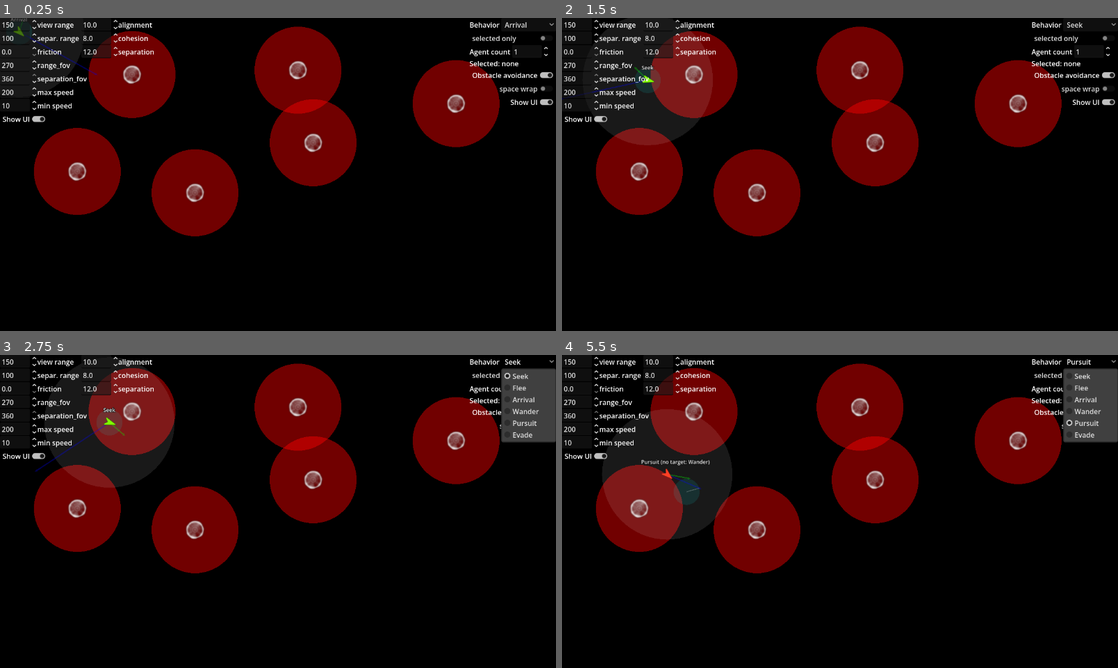
Above: before the commit, frames 1-4 (two rows, left to right).
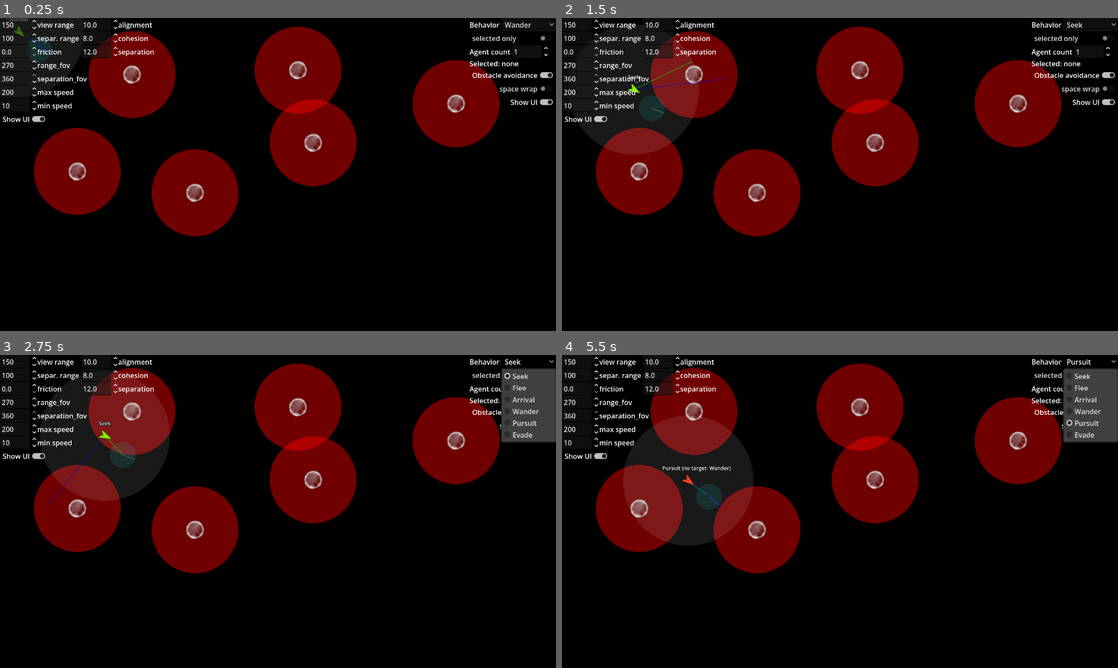
Above: after the commit, the same moments.

Repository: JohnMeadow1/classic_ai_for_games
Game: Godot game, scene res://main.tscn
Same seed, same stepped clock (60 frames per second), same inputs: the game is played once before the commit and once after it.
Inputs:
- Up to frame 1 (0.25 s): no input
- Up to frame 2 (1.5 s): click "Arrival" (after the commit: "Wander") at 0.5 s; click "selected only" at 1.25 s
- Up to frame 3 (2.75 s): click "Seek" at 2 s
- Up to frame 4 (5.5 s): click "Obstacle avoidance" at 2.75 s; click "Wander" at 3.5 s; click "space wrap" at 4.25 s; click "Pursuit" at 5 s

The runs differ from the first frame. In frame 1, 0.2% of the frame differs, in the area x 1-96%, y 0-19%; in frame 2, 1.7%; in frame 3, 1.9%; in frame 4, 3.4%, in the area x 7-35%, y 17-61%.

Commit message:
set wander as default behavior

Diff:
--- a/01_agent_steering/Botek.gd
+++ b/01_agent_steering/Botek.gd
@@ -19,7 +19,7 @@
 var is_selected := false
 
 @export var is_predator:bool = false
-@export var behavior: Behavior = Behavior.ARRIVAL
+@export var behavior: Behavior = Behavior.WANDER
 @export var collision_avoidance_enabled := true
 @export var target_agent: Botek
 
--- a/01_agent_steering/World2D.gd
+++ b/01_agent_steering/World2D.gd
@@ -9,7 +9,7 @@
 
 var agents: Array[Botek] = []
 var selected_agent: Botek
-var current_behavior := Botek.Behavior.ARRIVAL
+var current_behavior := Botek.Behavior.WANDER
 var selected_only := false
 var collision_avoidance_enabled := true
 
@@ -52,10 +52,7 @@
 		return null
 
 	new_agent.position = spawn_position
-	if new_agent.is_predator:
-		new_agent.behavior = new_agent.Behavior.PURSUIT
-	else:
-		new_agent.behavior = new_agent.Behavior.EVADE
+	new_agent.behavior = Botek.Behavior.WANDER
 	new_agent.collision_avoidance_enabled = collision_avoidance_enabled
 	#new_agent.debug = false
 	add_child(new_agent)
--- a/01_agent_steering/ui.gd
+++ b/01_agent_steering/ui.gd
@@ -28,7 +28,7 @@
 	behavior_option.add_item("Wander", Botek.Behavior.WANDER)
 	behavior_option.add_item("Pursuit", Botek.Behavior.PURSUIT)
 	behavior_option.add_item("Evade", Botek.Behavior.EVADE)
-	behavior_option.select(behavior_option.get_item_index(Botek.Behavior.ARRIVAL))
+	behavior_option.select(behavior_option.get_item_index(Botek.Behavior.WANDER))
 
 	behavior_option.item_selected.connect(_on_behavior_selected)
 	agent_count_input.value_changed.connect(_on_agent_count_changed)
